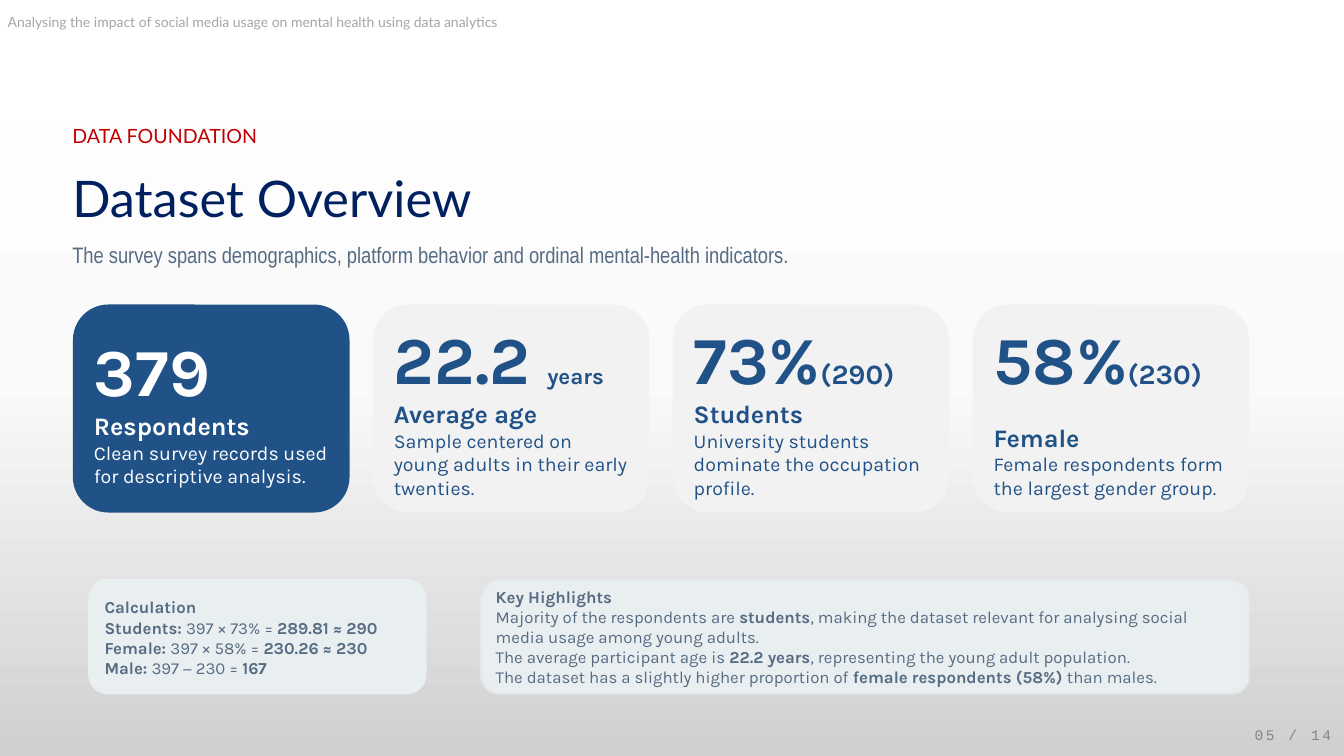
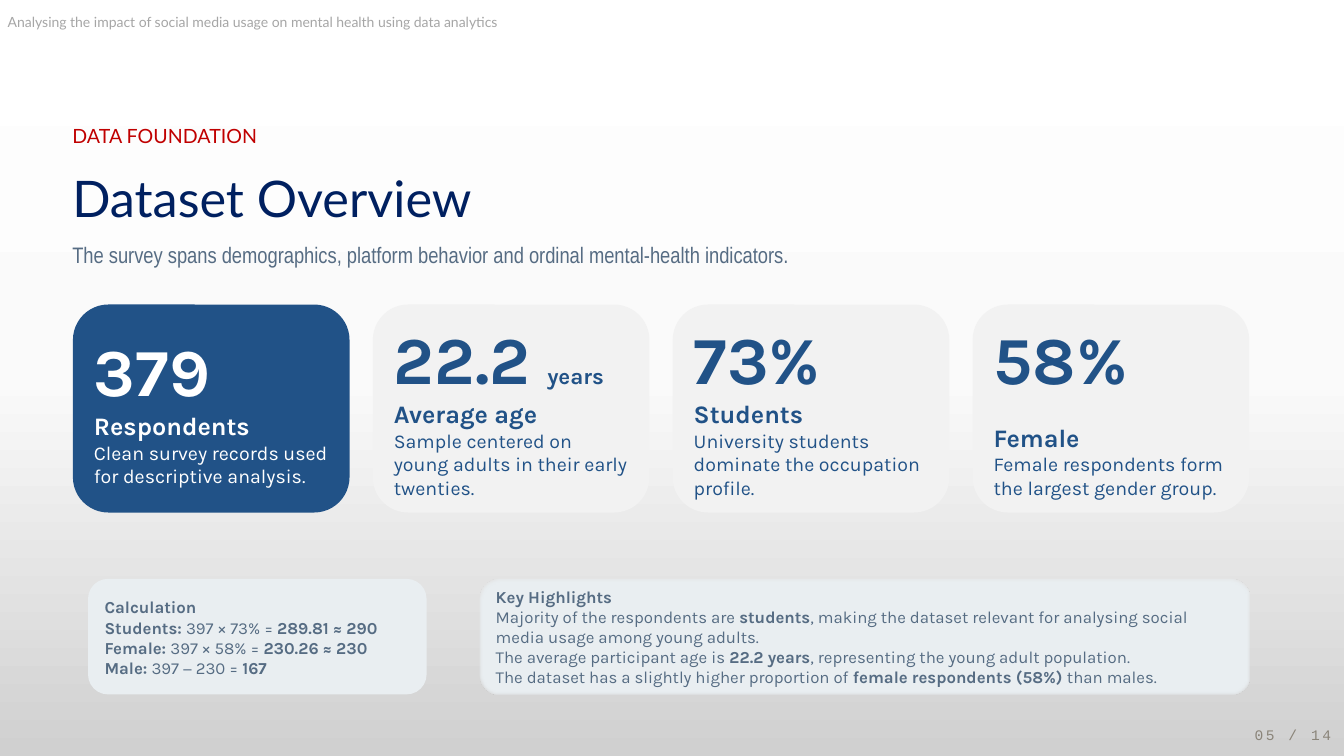
Before and after one commit to DeepikaMudireddy/Analysing-the-impact-of-social-media-usage-on-mental-health-using-Data-analytics, a slide deck: slide 5 of Documentation/PPT_FINAL_DA.pptx. Drawn at 1344x756 pixels with LibreOffice and Linux fonts; fonts in the diff are those of the drawing. Boxes give left, top, right and bottom in pixels: in the first picture for what was removed or moved away, otherwise in the second. Text is boxed around its words. In the diff, an @@ line names an element or a change of style, - is before the commit and + after.

Commit message:
Add files via upload
Final_PPT_DA

```diff
--- a/Documentation/PPT_FINAL_DA.pptx
+++ b/Documentation/PPT_FINAL_DA.pptx
@@ text in rounded rectangle at (694,339,821,385): text changed; size 20 to 48 pt @@
-73%(290)
+73%
@@ text in rounded rectangle at (994,339,1128,385): text changed; size 20 to 48 pt @@
-58%(230)
+58%
```
